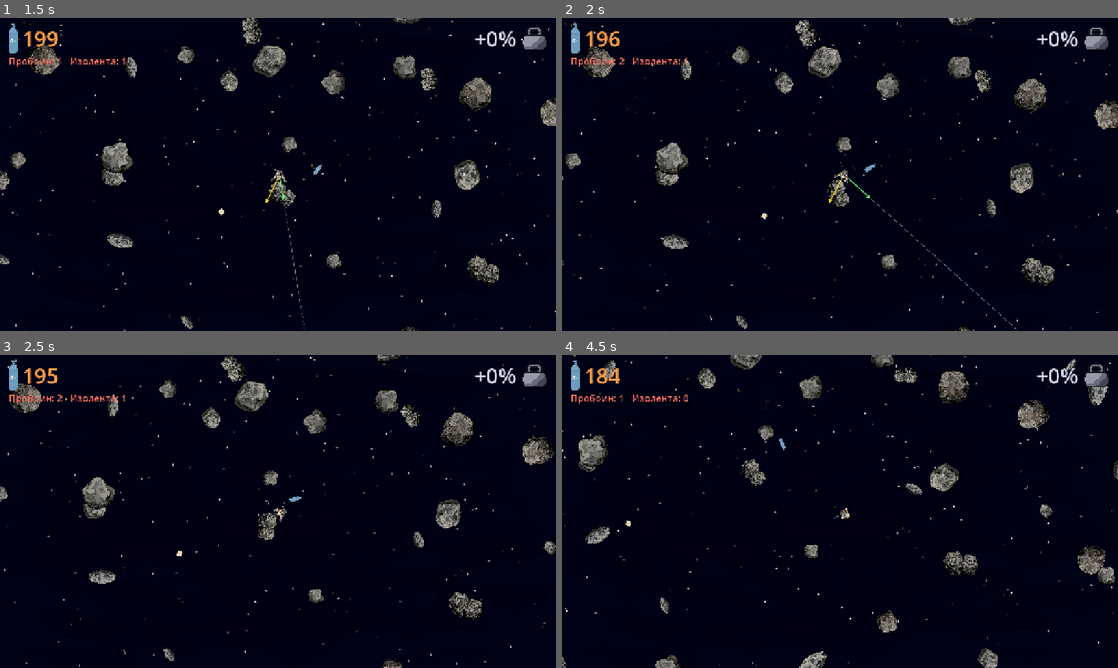
Above: before the commit, frames 1-4 (two rows, left to right).
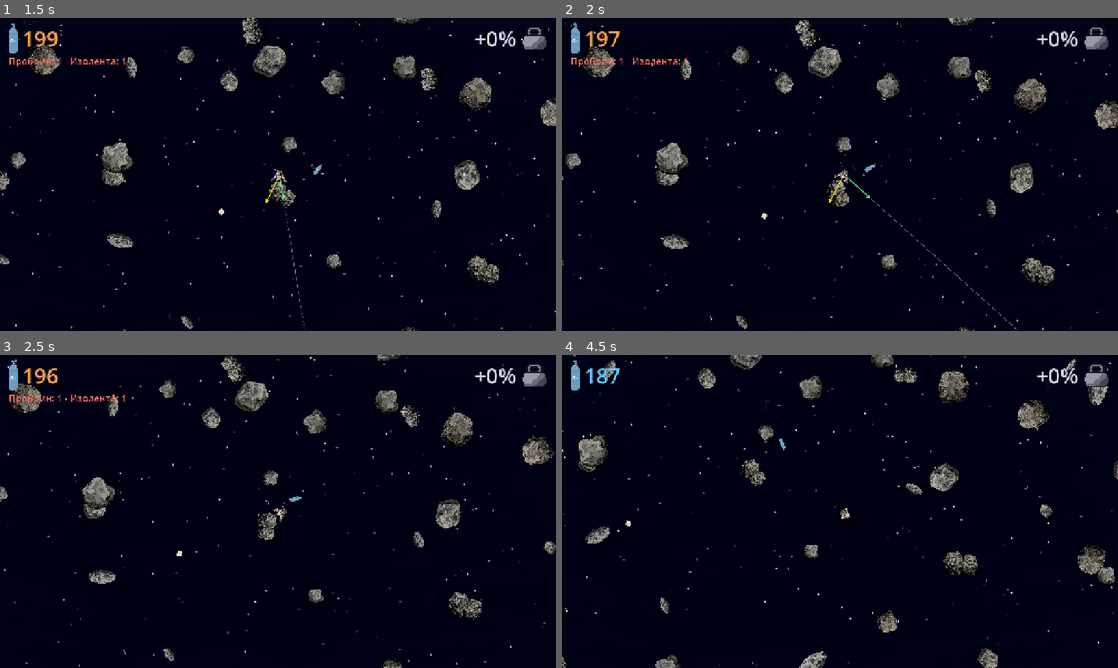
Above: after the commit, the same moments.

Repository: xOnelinx/-space_scrapheap
Game: Godot game, scene res://scenes/main.tscn
Two runs of this game, one before a commit and one after it. Both use one fixed random seed, a clock stepped at 60 frames per second and the inputs below.
Inputs (mouse positions are in pixels of both pictures, inside the frame that each line leads up to):
- Up to frame 1 (1.5 s): click "Начать игру" at 0.5 s; move the mouse to (250, 237) at 1.27 s; hold W (move_up) from 1.28 s (still down); hold Right mouse button (aim) from 1.28 s (still down); click (250, 237) at 1.42 s
- Up to frame 2 (2 s): keep holding W (move_up); keep holding Right mouse button (aim)
- Up to frame 3 (2.5 s): keep holding W (move_up); move the mouse to (444, 558) at 2.02 s; release Right mouse button (aim) at 2.03 s; tap G (drop_cargo) at 2.1 s
- Up to frame 4 (4.5 s): move the mouse to (673, 464) at 2.77 s; release W (move_up) at 2.78 s; hold E (harpoon) 2.78-3.53 s; hold A (move_left) 2.78-4.28 s; move the mouse to (867, 511) at 3.52 s; tap F (hatch) at 3.6 s; click (867, 511) at 3.67 s; move the mouse to (756, 433) at 4.27 s; hold S (move_down) from 4.28 s (still down); hold X (patch_suit) from 4.28 s (still down)

Frame 1 is identical in both runs. In frame 2, less than 0.1% of the frame differs, in the area x 8-50%, y 4-53%; in frame 3, less than 0.1%; in frame 4, 0.4%, in the area x 1-50%, y 4-53%.

Commit message:
Порог пробоины от удара 150
Co-authored-by: Cursor <cursoragent@cursor.com>

Diff:
--- a/godot/scripts/wanderer.gd
+++ b/godot/scripts/wanderer.gd
@@ -36,7 +36,7 @@
 const LEAK_PER_PUNCTURE := 0.4
 const LEAK_JET_REACH := 23.0
 ## Удар об астероид быстрее этой скорости входа рвёт скафандр в точке касания.
-const PUNCTURE_SPEED := 75.0
+const PUNCTURE_SPEED := 150.0
 const MASS := 26.0 * 26.0
 const AIM_HORIZON := 3.0
 ## Верх спрайта — рюкзак, он наружу от камня. Низ — шлем, им встаём на поверхность.
Not shown, changed: GAME.md
